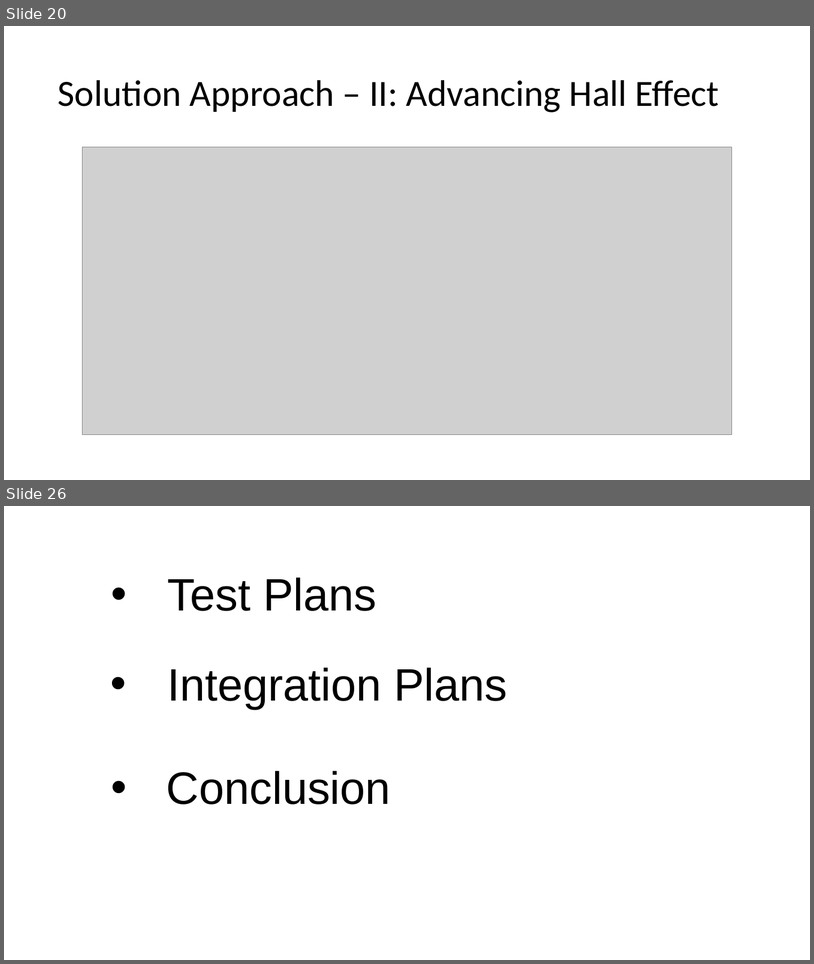
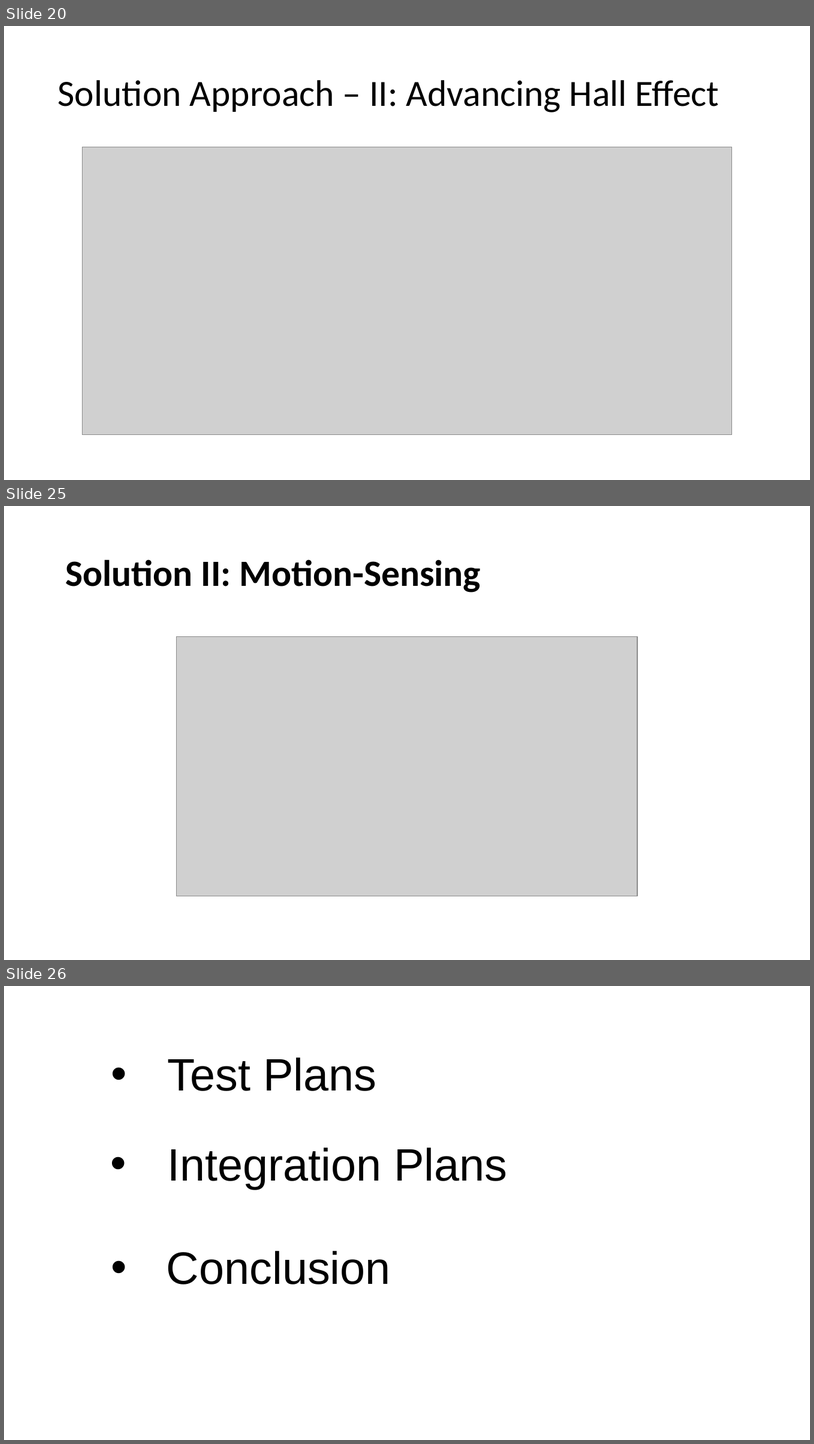
Before and after one commit to emredogan7/METU-EE-2017-2018-Capstone-Design-Project-Repository, a slide deck: sunum_/Birleştirilmiş.pptx. Shown one above the other, each under a label of ours: slides 20 and 26 before the commit, slides 20, 25 and 26 after it; the slides between them are not shown. The pictures are 814x964 and 814x1444 pixels, drawn with LibreOffice and Linux fonts; fonts in the diff are those of the drawing; grey boxes stand for pictures. Boxes give left, top, right and bottom in pixels: in the first picture for what was removed or moved away, otherwise in the second. Text is boxed around its words. In the diff, an @@ line names an element or a change of style, - is before the commit and + after.

```diff
--- a/sunum_/Birleştirilmiş.pptx
+++ b/sunum_/Birleştirilmiş.pptx
@@ slide 25 added at (x1=4, y1=506, x2=810, y2=960), background #FFFFFF @@
@@ title added at (x1=65, y1=559, x2=481, y2=592), 44 pt, text #000000, bold @@
+Solution II: Motion-Sensing
@@ picture added at (x1=177, y1=637, x2=638, y2=896) @@
```
Also in this commit, not shown: 1 slide changed, 3 other slides added, 4 slides removed.
